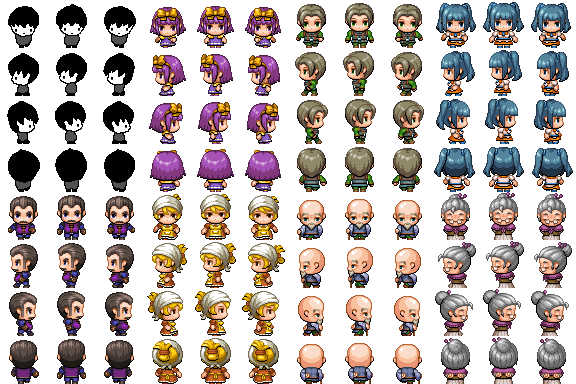
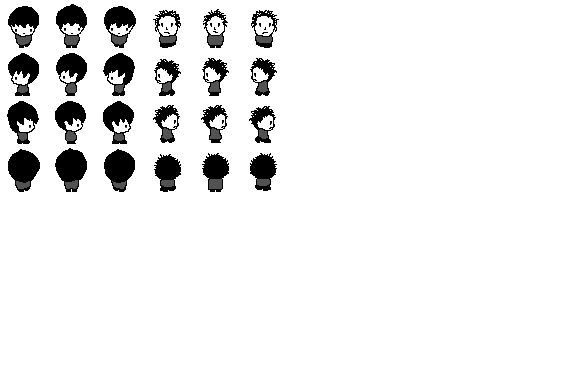
Layer changes from the first 576px x 384px image to the second:
painted on "a" over [153, 9, 279, 192]
hid "Layer 0", opacity 100% → 43%, painted on it over [8, 2, 573, 384]
